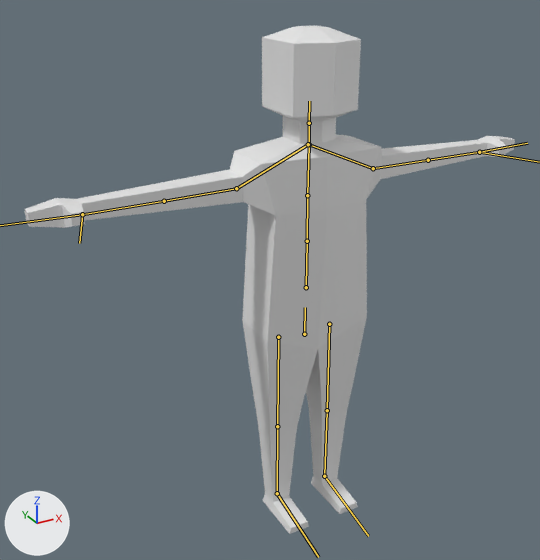
A saved change to the glTF model assets/models/humanoid.glb.
Before and after are seen from a 50 mm camera at (-0.71, -1.145, 1.117) aimed at (-0.101, -0.038, 0.564). The axes (+X, +Y, +Z) are drawn at lower left. The lights are the same throughout. The bones that bend it are drawn over the model as lines.

Objects in the first picture: 'Humanoid'.
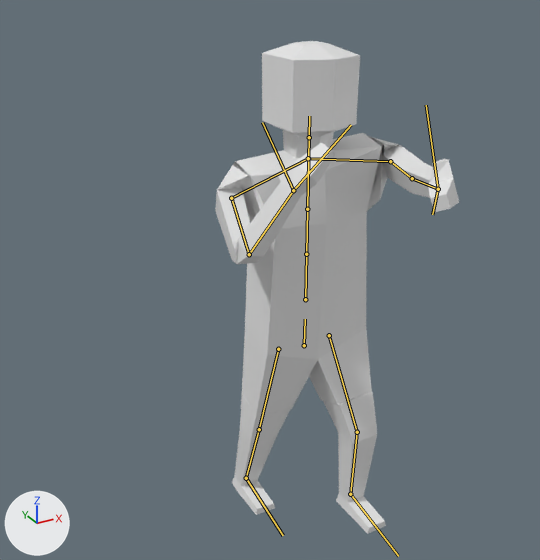
The newer file adds an action. The first version stands in its rest pose; the second is drawn at frame 5 of the action 'PunchLeft'.

What differs and where, as boxes [x1, y1, x2, y2] in the pictures (540 x 560 px):
'Humanoid', posed (50% narrower): before [25, 26, 515, 534]; after [215, 41, 459, 534]
bone 'hip', root to tip: before (304, 334) to (305, 307); after (304, 345) to (305, 319)
bone 'shoulder.L', root to tip: before (309, 144) to (373, 168); after (308, 158) to (390, 161)
bone 'bicep.L', root to tip: before (373, 168) to (428, 160); after (390, 161) to (412, 178)
bone 'forearm.L', root to tip: before (428, 160) to (479, 152); after (412, 178) to (438, 189)
bone 'hand.L', root to tip: before (479, 152) to (527, 143); after (438, 189) to (432, 214)
bone 'shoulder.R', root to tip: before (308, 144) to (236, 188); after (308, 158) to (231, 198)
bone 'bicep.R', root to tip: before (236, 188) to (164, 201); after (231, 198) to (249, 254)
bone 'forearm.R', root to tip: before (164, 201) to (82, 214); after (249, 254) to (293, 190)
bone 'femur.L', root to tip: before (329, 324) to (327, 410); after (329, 335) to (357, 432)
bone 'calf.L', root to tip: before (327, 410) to (324, 476); after (357, 432) to (350, 494)
bone 'foot.L', root to tip: before (324, 476) to (368, 536); after (350, 494) to (398, 556)
bone 'femur.R', root to tip: before (278, 337) to (277, 426); after (278, 349) to (259, 429)
bone 'calf.R', root to tip: before (277, 426) to (277, 493); after (259, 429) to (246, 478)
bone 'foot.R', root to tip: before (277, 493) to (318, 557); after (246, 478) to (283, 535)

The edits, one by one:
Bone 'hip' (bone_hip) moves from (0.0, 0.0, 0.0) to (0.0, -0.026, 0.0).
Bone 'shoulder.L' (bone_shoulder_l) turns from (0, 0, 0) to (20, 3, 16) degrees about its own x, y and z.
Bone 'bicep.L' (bone_bicep_l) turns from (0, 0, 0) to (95, 3, -88) degrees about its own x, y and z.
Bone 'forearm.L' (bone_forearm_l) turns from (0, 0, 0) to (2, -3, -7) degrees about its own x, y and z.
Bone 'hand.L' (bone_hand_l) turns from (0, 0, 0) to (0, 0, -24) degrees about its own x, y and z.
Bone 'shoulder.R' (bone_shoulder_r) turns from (0, 0, 0) to (-11, 4, -2) degrees about its own x, y and z.
Bone 'bicep.R' (bone_bicep_r) turns from (0, 0, 0) to (63, 2, 90) degrees about its own x, y and z.
Bone 'forearm.R' (bone_forearm_r) turns from (0, 0, 0) to (-33, 19, 91) degrees about its own x, y and z.
Bone 'hand.R' (bone_hand_r) turns from (0, 0, 0) to (6, 9, 22) degrees about its own x, y and z.
Bone 'femur.L' (bone_femur_l) turns from (0, 0, 0) to (25, 0, 5) degrees about its own x, y and z.
Bone 'calf.L' (bone_calf_l) turns from (0, 0, 0) to (-30, -2, -3) degrees about its own x, y and z.
Bone 'foot.L' (bone_foot_l) turns from (0, 0, 0) to (6, 0, 0) degrees about its own x, y and z.
Bone 'femur.R' (bone_femur_r) turns from (0, 0, 0) to (-10, 1, -7) degrees about its own x, y and z.
Bone 'calf.R' (bone_calf_r) turns from (0, 0, 0) to (-9, -1, 5) degrees about its own x, y and z.
Bone 'foot.R' (bone_foot_r) turns from (0, 0, 0) to (21, 0, 0) degrees about its own x, y and z.
